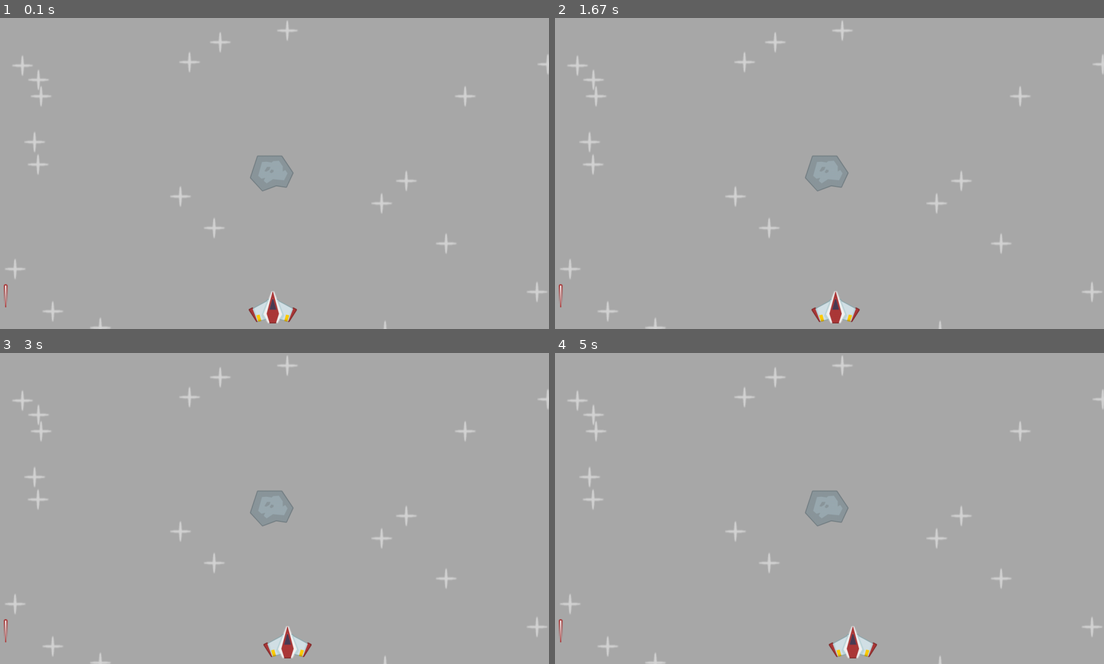
Above: before the commit, frames 1-4 (two rows, left to right).
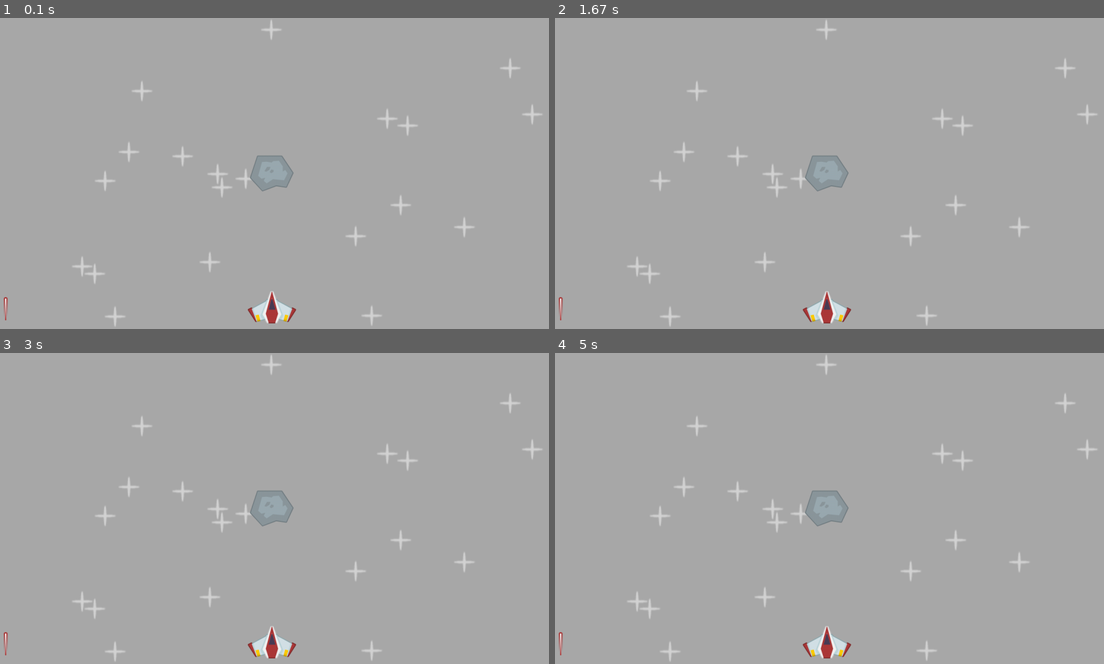
Above: after the commit, the same moments.

Repository: Siddhartha404/Pygame_projects
Game: pygame game, started from Space-Invaders/main.py
The game is run twice, just before and just after one commit, with the same random seed, the same clock (stepped at 60 frames per second) and the same inputs.
Inputs:
- Up to frame 1 (0.1 s): no input
- Up to frame 2 (1.67 s): no input
- Up to frame 3 (3 s): no input
- Up to frame 4 (5 s): no input

The runs differ from the first frame. In frame 1, 1.8% of the frame differs, in the area x 0-100%, y 0-100%; in frame 2, 2.2%; in frame 3, 2.3%; in frame 4, 2.4%.

Commit message:
started using sprite classes

Diff:
--- a/Space-Invaders/main.py
+++ b/Space-Invaders/main.py
@@ -1,53 +1,88 @@
 import pygame
 import pygame.display
 from random import randint
+
+
 #initializing
 pygame.init()
 WINDOW_WIDTH, WINDOW_HEIGHT = 1280,720
 screen = pygame.display.set_mode((WINDOW_WIDTH, WINDOW_HEIGHT))
 pygame.display.set_caption("Space Invaders")
 running = True
+clock = pygame.time.Clock()
 
-#surface
 
 #saceship
-spaceship = pygame.image.load('images/spaceship.png').convert_alpha()
-spaceship_rect = spaceship.get_frect(center=(WINDOW_WIDTH/2, WINDOW_HEIGHT-50))
-direction = 1
+class Spaceship(pygame.sprite.Sprite):
+    def __init__(self, groups, img):
+        super().__init__(groups)
+        self.image = img
+        self.rect = self.image.get_frect(center=(WINDOW_WIDTH/2, WINDOW_HEIGHT-50))
+        self.direction = pygame.math.Vector2(1,1)
+        self.speed = 300
+    def update(self, dt):
+        #spaceship movement
+        key = pygame.key.get_pressed()
+        self.direction.x = int(key[pygame.K_RIGHT]) - int(key[pygame.K_LEFT])
+        self.direction.y = int(key[pygame.K_DOWN]) - int(key[pygame.K_UP])
+        self.direction = self.direction.normalize() if self.direction else self.direction
+        self.rect.center += self.direction * self.speed * dt
 
-#Meteor
-meteor = pygame.image.load('images/meteor.png').convert_alpha()
-meteor_rect = meteor.get_frect(center=(WINDOW_WIDTH/2, WINDOW_HEIGHT/2))
+class Star(pygame.sprite.Sprite):
+    def __init__(self, groups, img):
+        super().__init__(groups)
+        self.image = img
+        self.rect = self.image.get_frect(center=((randint(0,WINDOW_WIDTH),randint(0,WINDOW_HEIGHT))))
 
-#laser
-laser = pygame.image.load('images/laser.png').convert_alpha()
-laser_rect = meteor.get_frect(bottomleft=(20, WINDOW_HEIGHT - 20))
+class Meteor(pygame.sprite.Sprite):
+    def __init__(self, groups, img):
+        super().__init__(groups)
+        self.image = img
+        self.rect = self.image.get_frect(center=(WINDOW_WIDTH/2, WINDOW_HEIGHT/2))
 
-#all the stars
-star = pygame.image.load('images/star.png').convert_alpha()
-positions = [(randint(0,WINDOW_WIDTH),randint(0,WINDOW_HEIGHT)) for i in range(20)]
+class Laser(pygame.sprite.Sprite):
+    def __init__(self, groups, img):
+        super().__init__(groups)
+        self.image = img
+        self.rect = self.image.get_frect(bottomleft=(20, WINDOW_HEIGHT - 20))
+
+#all imports
+spaceship_img = pygame.image.load('images/spaceship.png').convert_alpha()
+star_img = pygame.image.load('images/star.png').convert_alpha()
+metero_img = pygame.image.load('images/meteor.png').convert_alpha()
+laser_img = pygame.image.load('images/laser.png').convert_alpha()
+
+all_sprite = pygame.sprite.Group()
+for i in range(20):
+    Star(all_sprite, star_img)
+meteor = Meteor(all_sprite, metero_img)
+laser = Laser(all_sprite, laser_img)
+spaceship = Spaceship(all_sprite, spaceship_img)
+
+
+
+
+
+
 #Main loop
 while running:
+    dt = clock.tick() / 1000
     #event loop
     for event in pygame.event.get():
         #quitting the game
         if event.type == pygame.QUIT:
             running = False
+
+    all_sprite.update(dt)
+
+    #drawing the screen
     screen.fill("darkgray")
 
-    for position in positions:
-        screen.blit(star,position)
 
-
-    screen.blit(meteor,meteor_rect)
-    screen.blit(laser,laser_rect)
-
-    #spaceship movement
-    spaceship_rect.x += direction * 0.2
-    if spaceship_rect.right > WINDOW_WIDTH or spaceship_rect.left < 0:
-        direction *= -1
-    screen.blit(spaceship,spaceship_rect)
-
+    # if key[pygame.K_SPACE]:
+    #     print("laser")
+    # screen.blit(spaceship,spaceship_rect)
+    all_sprite.draw(screen)
 
     pygame.display.update()
 
